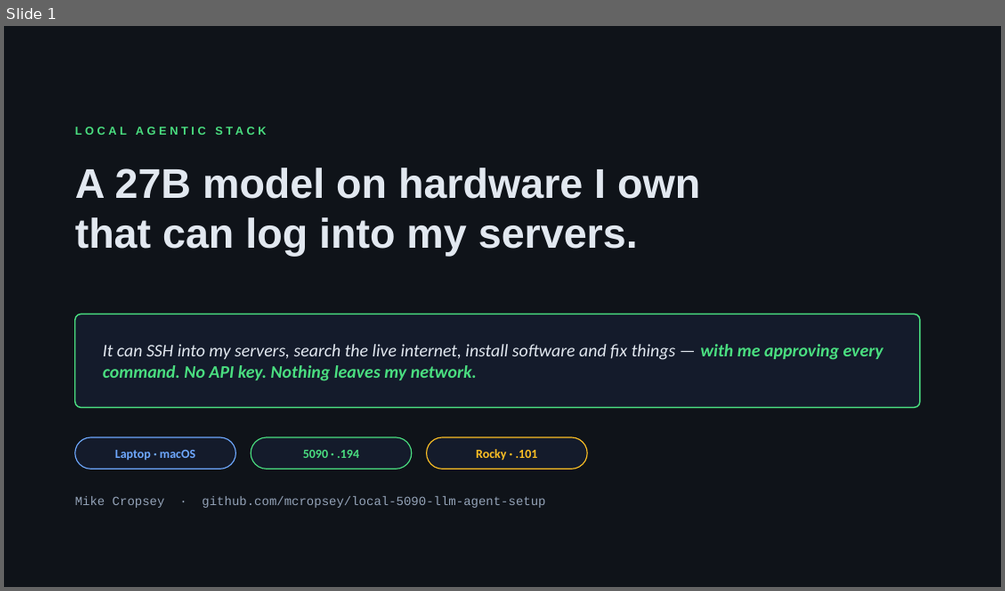
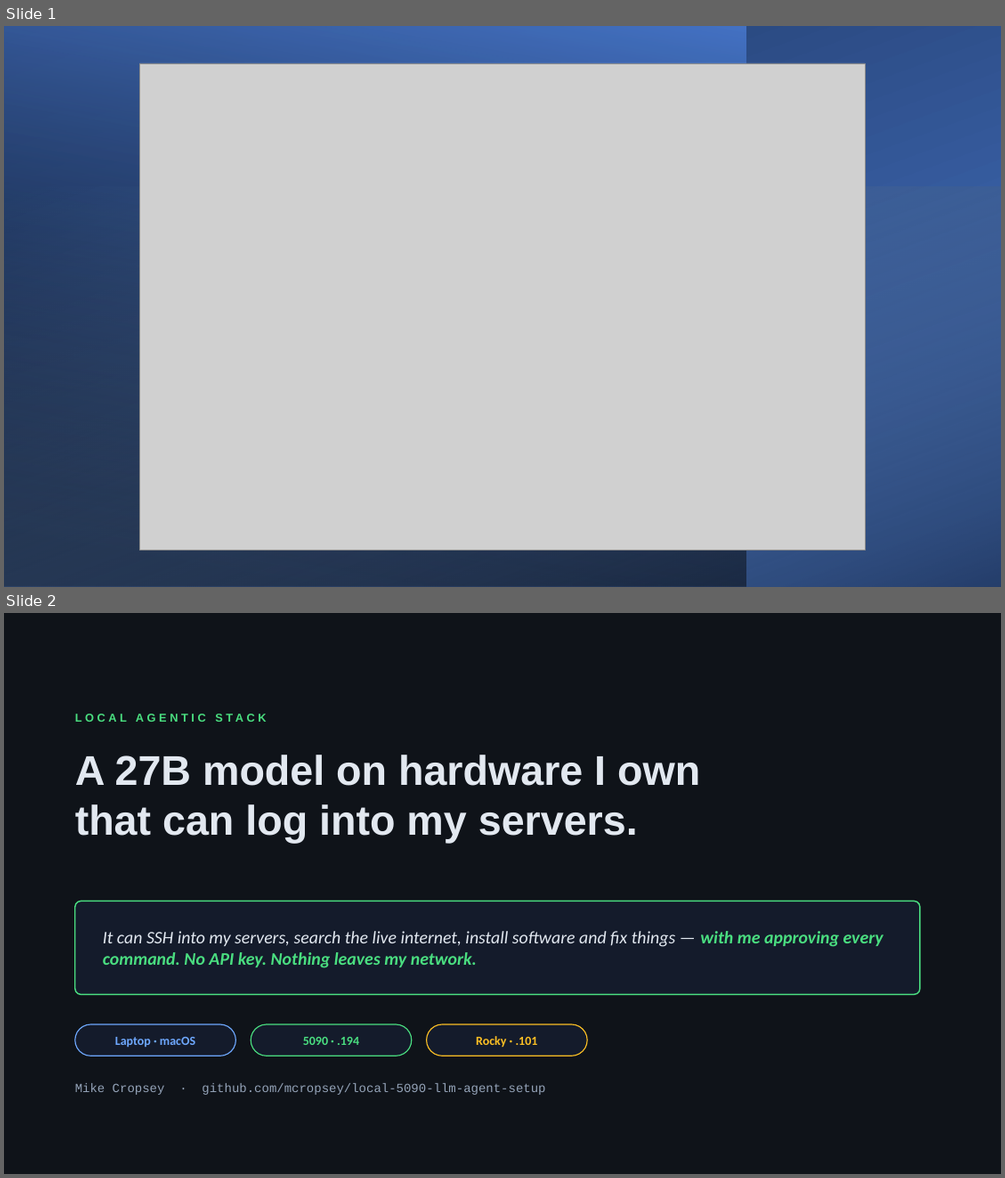
Before and after one commit to mcropsey/local-5090-llm-agent-setup, a slide deck: local-agentic-stack-talk.pptx. Shown one above the other, each under a label of ours: slide 1 before the commit, slides 1 and 2 after it. The pictures are 1005x591 and 1005x1178 pixels, drawn with LibreOffice and Linux fonts; fonts in the diff are those of the drawing; grey boxes stand for pictures. Boxes give left, top, right and bottom in pixels: in the first picture for what was removed or moved away, otherwise in the second. Text is boxed around its words. In the diff, an @@ line names an element or a change of style, - is before the commit and + after.

```diff
--- a/local-agentic-stack-talk.pptx
+++ b/local-agentic-stack-talk.pptx
@@ slide 1 added at [4, 26, 1001, 587], background #FFFFFF @@
@@ rectangle added at [4, 26, 1001, 587], fill gradient #4472C4 to #203864 @@
@@ rectangle added at [4, 26, 745, 587], fill gradient #000000 to #4472C4 @@
@@ picture added at [140, 63, 866, 549] @@
@@ rectangle added at [4, 187, 1001, 587], fill gradient #9DC3E6 to #000000 @@
@@ what was slide 1 is now slide 2 @@
```
Also in this commit, not shown: 1 other file.
